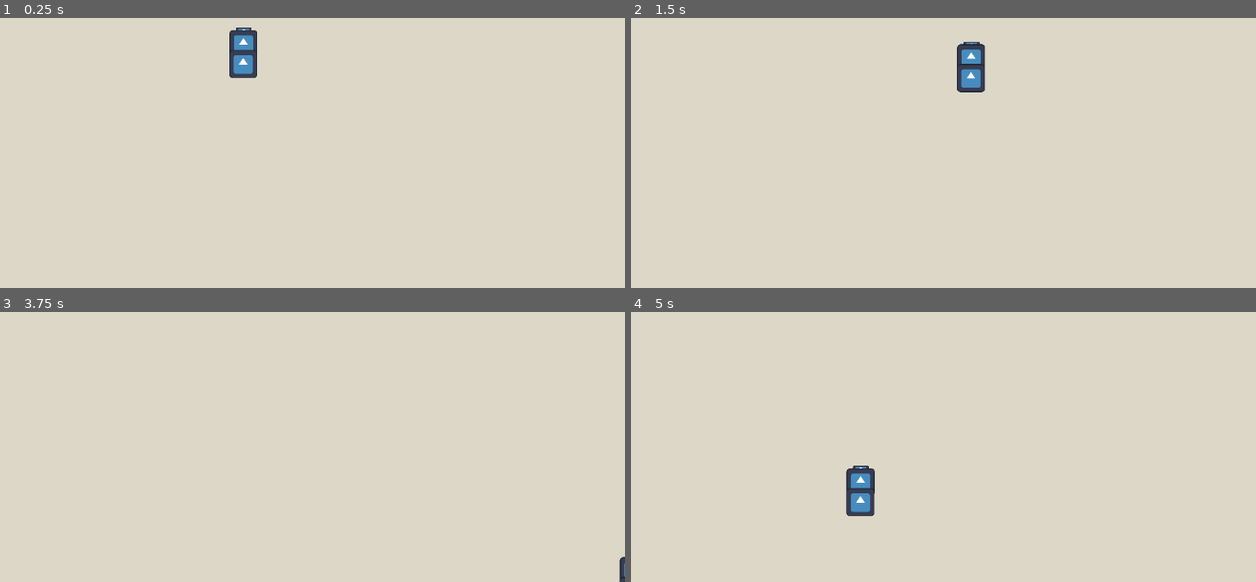
Above: before the commit, frames 1-4 (two rows, left to right).
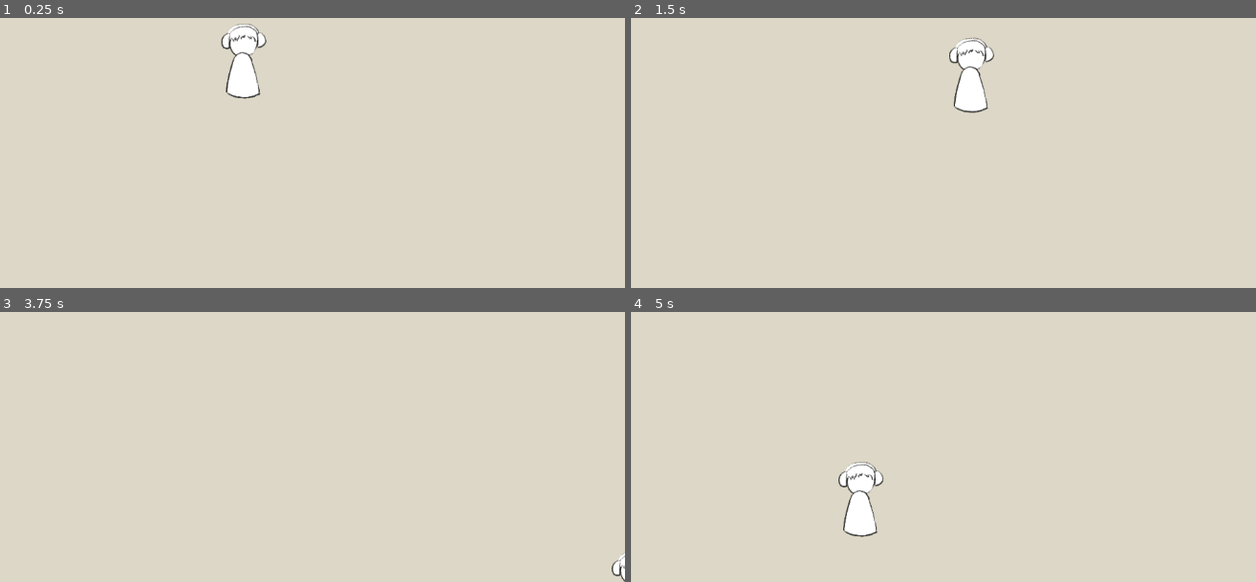
Above: after the commit, the same moments.

Repository: Mkath1423/uw-gdc-w26-game-jam
Game: Godot game, scene res://core/screens/start.tscn
Two runs of this game, one before a commit and one after it. Both use one fixed random seed, a clock stepped at 60 frames per second and the inputs below. The engine's default icon, where the game draws it, is replaced by a stand-in: a white triangle on a blue panel in a dark square.
Inputs:
- Up to frame 1 (0.25 s): no input
- Up to frame 2 (1.5 s): tap Enter at 0.5 s; hold D (right) 0.53-1.28 s; hold S (down) from 1.28 s (still down)
- Up to frame 3 (3.75 s): release S (down) at 2.03 s; hold D (right) 2.03-2.78 s; tap Space at 2.75 s; hold W (up) 2.78-3.53 s; tap Enter at 3.5 s; hold A (left) from 3.53 s (still down)
- Up to frame 4 (5 s): keep holding A (left)

The runs differ from the first frame. In frame 1, 1.3% of the frame differs, in the area x 35-43%, y 2-31%; in frame 2, 1.3%; in frame 3, 0.1%; in frame 4, 1.4%, in the area x 33-41%, y 55-84%.

Commit message:
updates

Diff:
--- a/fitting-in/core/autoloads/game_state.gd
+++ b/fitting-in/core/autoloads/game_state.gd
@@ -1,38 +1,9 @@
 class_name _GameState extends Node
 
-var stress : float = 0
-var max_stress : float = 100
-
-var sem_is_stressed : int = 0
-
-signal stress_updated
-signal stress_limit_reached
+var player_stress : PlayerStress = load("res://state/player_stress.tres")
+var player_inventoy : PlayerInventory = load("res://state/player_inventory.tres")
 
 signal state_reset
 
-func add_stress(amount : float):
-    stress += amount
-
-    stress_updated.emit()
-
-    if stress > max_stress:
-        stress_limit_reached.emit()
-
-    stress = clamp(stress, 0, INF)
-
-func set_stressed():
-    sem_is_stressed += 1
-    stress_updated.emit()
-
-func unset_stressed():
-    sem_is_stressed -= 1
-    stress_updated.emit()
-
-func is_stressed():
-    return sem_is_stressed > 0
-
 func reset():
-    stress = 0
-    max_stress = 100
-
-    state_reset.emit()
+	state_reset.emit()
--- a/fitting-in/core/screens/start.gd
+++ b/fitting-in/core/screens/start.gd
@@ -1,4 +1,4 @@
 extends Node2D
 
 func _ready():
-    SceneManager.swap_screen(SceneManager.Screen.Game)
+	SceneManager.swap_screen(SceneManager.Screen.Game)
--- /dev/null
+++ b/fitting-in/outfits/scenes/hair/hair1.tscn
@@ -0,0 +1,7 @@
+[gd_scene format=3 uid="uid://tx7qk7s3c37t"]
+
+[ext_resource type="Texture2D" uid="uid://dygq8xmqiffpw" path="res://sprites/hair_short_1.png" id="1_warkq"]
+
+[node name="Sprite2D2" type="Sprite2D" unique_id=1487839218]
+position = Vector2(6, 80)
+texture = ExtResource("1_warkq")
--- /dev/null
+++ b/fitting-in/outfits/scenes/hat/hat1.tscn
@@ -0,0 +1,7 @@
+[gd_scene format=3 uid="uid://d0ixhd0np712d"]
+
+[ext_resource type="Texture2D" uid="uid://0je1wpb5un75" path="res://sprites/acc_headphones_1.png" id="1_1du37"]
+
+[node name="Sprite2D" type="Sprite2D" unique_id=468560947]
+position = Vector2(6, 80)
+texture = ExtResource("1_1du37")
--- /dev/null
+++ b/fitting-in/outfits/scenes/head/head1.tscn
@@ -0,0 +1,7 @@
+[gd_scene format=3 uid="uid://21cljx5iw3lt"]
+
+[ext_resource type="Texture2D" uid="uid://dokmcs5x0e4ix" path="res://sprites/head_base.png" id="1_0m6nx"]
+
+[node name="Sprite2D" type="Sprite2D" unique_id=699553729]
+position = Vector2(6, 79)
+texture = ExtResource("1_0m6nx")
--- a/fitting-in/outfits/scripts/accessory.gd
+++ b/fitting-in/outfits/scripts/accessory.gd
@@ -1,10 +1,12 @@
 class_name Accessory extends BaseAccessory
+
+@export var icon : Texture2D
 
 @export var prefab : PackedScene
 @export var type : AccessoryType
 
 func get_prefab():
-    return prefab
+	return prefab
 
 func get_type():
-    return type
+	return type
--- a/fitting-in/outfits/scripts/base_accessory.gd
+++ b/fitting-in/outfits/scripts/base_accessory.gd
@@ -1,14 +1,14 @@
 class_name BaseAccessory extends Resource
 
 enum AccessoryType {
-    Hat,
-    Hair,
-    Shirt,
-    Held
+	Hat,
+	Hair,
+	Shirt,
+	Held
 }
 
 func get_prefab():
-    pass
+	pass
 
 func get_type():
-    pass
+	pass
--- a/fitting-in/outfits/scripts/random_accessory.gd
+++ b/fitting-in/outfits/scripts/random_accessory.gd
@@ -4,7 +4,7 @@
 @export var type : AccessoryType
 
 func get_prefab():
-    return prefabs.pick_random()
+	return prefabs.pick_random()
 
 func get_type():
-    return type
+	return type
--- a/fitting-in/people/person.tscn
+++ b/fitting-in/people/person.tscn
@@ -1,41 +1,42 @@
 [gd_scene format=3 uid="uid://bs02j5ybgumyu"]
 
 [ext_resource type="Script" uid="uid://b2gqy3upn2kg4" path="res://people/scripts/person.gd" id="1_303gn"]
-[ext_resource type="Texture2D" uid="uid://kmrrub2yc87s" path="res://icon.svg" id="1_l7mqu"]
+[ext_resource type="Texture2D" uid="uid://bylc6knw7bbai" path="res://sprites/body_base.png" id="2_64fyo"]
+[ext_resource type="PackedScene" uid="uid://21cljx5iw3lt" path="res://outfits/scenes/head/head1.tscn" id="3_s4xmb"]
+[ext_resource type="PackedScene" uid="uid://tx7qk7s3c37t" path="res://outfits/scenes/hair/hair1.tscn" id="4_64fyo"]
+[ext_resource type="PackedScene" uid="uid://d0ixhd0np712d" path="res://outfits/scenes/hat/hat1.tscn" id="5_s4xmb"]
 
 [node name="Person" type="Node2D" unique_id=67439441 node_paths=PackedStringArray("head_anchor", "hair_anchor", "hat_anchor", "shirt_anchor", "hold_anchor")]
 script = ExtResource("1_303gn")
-head_anchor = NodePath("Head")
-hair_anchor = NodePath("Hair")
-hat_anchor = NodePath("Hat")
+head_anchor = NodePath("head_anchor/Head")
+hair_anchor = NodePath("head_anchor/Hair")
+hat_anchor = NodePath("head_anchor/Hat")
 shirt_anchor = NodePath("Shirt")
 hold_anchor = NodePath("Hold")
 
 [node name="Neck" type="Node2D" parent="." unique_id=1543448421]
-position = Vector2(-1, -87)
-
-[node name="Hair" type="Node2D" parent="." unique_id=1677138840]
-position = Vector2(0, -136)
-
-[node name="Head" type="Node2D" parent="." unique_id=407866713]
-position = Vector2(0, -136)
-
-[node name="Sprite2D" type="Sprite2D" parent="Head" unique_id=1162269]
-texture = ExtResource("1_l7mqu")
-
-[node name="Hat" type="Node2D" parent="." unique_id=1910772692]
-position = Vector2(0, -199)
-
-[node name="Sprite2D" type="Sprite2D" parent="Hat" unique_id=312309165]
-position = Vector2(1, 0)
-scale = Vector2(0.5599996, 0.19999999)
-texture = ExtResource("1_l7mqu")
+position = Vector2(0, -141)
 
 [node name="Shirt" type="Node2D" parent="." unique_id=1632560326]
 position = Vector2(-1, -45)
 
 [node name="Sprite2D" type="Sprite2D" parent="Shirt" unique_id=861786342]
-texture = ExtResource("1_l7mqu")
+texture = ExtResource("2_64fyo")
+
+[node name="head_anchor" type="Node2D" parent="." unique_id=830305045]
+position = Vector2(0, -141)
+
+[node name="Head" type="Node2D" parent="head_anchor" unique_id=407866713]
+
+[node name="Sprite2D" parent="head_anchor/Head" unique_id=699553729 instance=ExtResource("3_s4xmb")]
+
+[node name="Hair" type="Node2D" parent="head_anchor" unique_id=1677138840]
+
+[node name="Sprite2D2" parent="head_anchor/Hair" unique_id=1487839218 instance=ExtResource("4_64fyo")]
+
+[node name="Hat" type="Node2D" parent="head_anchor" unique_id=1910772692]
+
+[node name="Sprite2D" parent="head_anchor/Hat" unique_id=468560947 instance=ExtResource("5_s4xmb")]
 
 [node name="Hold" type="Node2D" parent="." unique_id=926230128]
 position = Vector2(0, -42)
--- a/fitting-in/people/scripts/person.gd
+++ b/fitting-in/people/scripts/person.gd
@@ -8,36 +8,36 @@
 @export var hold_anchor : Node2D
 
 func _replace(anchor : Node2D, with : PackedScene):
-    for c in anchor.get_children():
-        c.queue_free()
+	for c in anchor.get_children():
+		c.queue_free()
 
-    anchor.add_child(with.instantiate())
+	anchor.add_child(with.instantiate())
 
 func set_accessory(accessory : BaseAccessory):
-    match accessory.get_type():
-        BaseAccessory.AccessoryType.Hair:
-            _replace(hair_anchor, accessory.get_prefab())
+	match accessory.get_type():
+		BaseAccessory.AccessoryType.Hair:
+			_replace(hair_anchor, accessory.get_prefab())
 
-        BaseAccessory.AccessoryType.Hat:
-            _replace(hat_anchor, accessory.get_prefab())
+		BaseAccessory.AccessoryType.Hat:
+			_replace(hat_anchor, accessory.get_prefab())
 
-        BaseAccessory.AccessoryType.Shirt:
-            _replace(shirt_anchor, accessory.get_prefab())
+		BaseAccessory.AccessoryType.Shirt:
+			_replace(shirt_anchor, accessory.get_prefab())
 
-        BaseAccessory.AccessoryType.Held:
-            _replace(hold_anchor, accessory.get_prefab())
-        _:
-            pass
+		BaseAccessory.AccessoryType.Held:
+			_replace(hold_anchor, accessory.get_prefab())
+		_:
+			pass
 
 func set_facing(dir : Vector2):
-    pass
-    # if dir.y < 0:
-    #     head_anchor.z_index = 0
-    #     hair_anchor.z_index = 0
-    #     hat_anchor.z_index = 0
+	pass
+	# if dir.y < 0:
+	#     head_anchor.z_index = 0
+	#     hair_anchor.z_index = 0
+	#     hat_anchor.z_index = 0
 
-    #     shirt_anchor.z_index = 0
-    #     hold_anchor.z_index = 0
+	#     shirt_anchor.z_index = 0
+	#     hold_anchor.z_index = 0
 
-    # else:
-    #     pass
+	# else:
+	#     pass
--- a/fitting-in/people/scripts/player.gd
+++ b/fitting-in/people/scripts/player.gd
@@ -4,21 +4,30 @@
 @export var accel : float = 1
 @export var stopping : float = 1
 
+
+@export var person : Person
+
 func _ready() -> void:
-    GameState.stress_updated.connect(on_stress_changed)
+	GameState.player_stress.stress_updated.connect(on_stress_changed)
+	GameState.player_inventoy.outfit_changed.connect(on_outfit_changed)
 
 func _physics_process(delta: float) -> void:
-    var input_dir = Vector2(Input.get_axis("left", "right"), Input.get_axis("up", "down")).normalized()
+	var input_dir = Vector2(
+		Input.get_axis("left", "right"),
+		Input.get_axis("up", "down")).normalized()
 
-    var move_by = accel
-    if input_dir.length_squared() < 0.01 * 0.01:
-        move_by = stopping
+	var move_by = accel
+	if input_dir.length_squared() < 0.01 * 0.01:
+		move_by = stopping
 
-    velocity = velocity.move_toward(input_dir * base_speed, move_by * delta)
+	velocity = velocity.move_toward(input_dir * base_speed, move_by * delta)
 
-    print_debug(input_dir, velocity)
+	print_debug(input_dir, velocity)
 
-    move_and_slide()
+	move_and_slide()
 
 func on_stress_changed():
-    print_debug("STRESSED %d" % GameState.stress)
+	print_debug("STRESSED %d" % GameState.stress)
+
+func on_outfit_changed():
+	print_debug("TODO: CHANGE THE OUTFIT")
--- /dev/null
+++ b/fitting-in/state/inventory.gd
@@ -0,0 +1,34 @@
+class_name PlayerInventory extends Resource
+
+signal inventory_updated
+signal outfit_changed
+
+@export var hats : InventorySlot
+@export var shirts : InventorySlot
+@export var helds : InventorySlot
+
+func set_accessory(type, idx):
+	match type:
+		BaseAccessory.AccessoryType.Hat:
+			hats.set_current(idx, true)
+		BaseAccessory.AccessoryType.Shirt:
+			shirts.set_current(idx, true)
+		BaseAccessory.AccessoryType.Held:
+			helds.set_current(idx, true)
+		_:
+			return
+
+	outfit_changed.emit()
+
+func add_item(accessory : Accessory):
+	match accessory.get_type():
+		BaseAccessory.AccessoryType.Hat:
+			hats.add_item(accessory)
+		BaseAccessory.AccessoryType.Shirt:
+			shirts.add_item(accessory)
+		BaseAccessory.AccessoryType.Held:
+			helds.add_item(accessory)
+		_:
+			return
+
+	inventory_updated.emit()
--- /dev/null
+++ b/fitting-in/state/inventory_slot.gd
@@ -0,0 +1,22 @@
+class_name InventorySlot extends Resource
+
+@export var type : BaseAccessory.AccessoryType
+@export var accessories : Array[Accessory]
+
+var current : int = -1
+
+func set_current(i, rel):
+	current = (i + current) if rel else i
+	current %= accessories.size()
+
+func get_accessory(type : BaseAccessory.AccessoryType):
+	if current < 0 or current >= accessories.size():
+		return null
+
+	return accessories[current]
+
+func add_item(accessory : Accessory):
+	if accessory.get_type() != type:
+		return
+
+	accessories.append(accessory)
--- /dev/null
+++ b/fitting-in/state/player_inventory.tres
@@ -0,0 +1,8 @@
+[gd_resource type="Resource" script_class="PlayerInventory" format=3 uid="uid://yecgcss5i2y2"]
+
+[ext_resource type="Script" uid="uid://wuf76ufyhu5v" path="res://outfits/scripts/accessory.gd" id="1_oqufh"]
+[ext_resource type="Script" uid="uid://b5megc44v63ji" path="res://state/inventory.gd" id="2_xng3u"]
+
+[resource]
+script = ExtResource("2_xng3u")
+metadata/_custom_type_script = "uid://b5megc44v63ji"
--- /dev/null
+++ b/fitting-in/state/player_stress.gd
@@ -0,0 +1,30 @@
+class_name PlayerStress extends Resource
+
+@export var stress : float = 0
+@export var max_stress : float = 100
+
+var sem_is_stressed : int = 0
+
+signal stress_updated
+signal stress_limit_reached
+
+func add_stress(amount : float):
+	stress += amount
+
+	stress_updated.emit()
+
+	if stress > max_stress:
+		stress_limit_reached.emit()
+
+	stress = clamp(stress, 0, INF)
+
+func set_stressed():
+	sem_is_stressed += 1
+	stress_updated.emit()
+
+func unset_stressed():
+	sem_is_stressed -= 1
+	stress_updated.emit()
+
+func is_stressed():
+	return sem_is_stressed > 0
--- /dev/null
+++ b/fitting-in/state/player_stress.tres
@@ -0,0 +1,7 @@
+[gd_resource type="Resource" script_class="PlayerStress" format=3 uid="uid://bg334d4hvp1y5"]
+
+[ext_resource type="Script" uid="uid://dhmjulc0orom" path="res://state/player_stress.gd" id="1_6i6js"]
+
+[resource]
+script = ExtResource("1_6i6js")
+metadata/_custom_type_script = "uid://dhmjulc0orom"
--- /dev/null
+++ b/fitting-in/ui/outfit_selector/slot_selector.gd
@@ -0,0 +1,10 @@
+extends HBoxContainer
+
+@export var type : BaseAccessory.AccessoryType
+
+
+func _on_left_pressed():
+	GameState.player_inventoy.set_accessory(type, 1)
+
+func _on_right_pressed():
+	GameState.player_inventoy.set_accessory(type, -1)
--- a/fitting-in/ui/outfit_selector/slot_selector.tscn
+++ b/fitting-in/ui/outfit_selector/slot_selector.tscn
@@ -1,8 +1,10 @@
 [gd_scene format=3 uid="uid://d3t171i1ujoch"]
 
+[ext_resource type="Script" uid="uid://crkwf2hbwxjmo" path="res://ui/outfit_selector/slot_selector.gd" id="1_0rw3t"]
 [ext_resource type="Texture2D" uid="uid://kmrrub2yc87s" path="res://icon.svg" id="1_agl2j"]
 
 [node name="slot_selector" type="HBoxContainer" unique_id=2133742375]
+script = ExtResource("1_0rw3t")
 
 [node name="left" type="TextureButton" parent="." unique_id=786201201]
 layout_mode = 2
@@ -15,3 +17,6 @@
 [node name="right" type="TextureButton" parent="." unique_id=1689162581]
 layout_mode = 2
 texture_normal = ExtResource("1_agl2j")
+
+[connection signal="pressed" from="left" to="." method="_on_left_pressed"]
+[connection signal="pressed" from="right" to="." method="_on_right_pressed"]
Binary file added: fitting-in/sprites/acc_headphones_1.png
Not shown, added: fitting-in/sprites/acc_headphones_1.png.import
Binary file added: fitting-in/sprites/body_base.png
Not shown, added: fitting-in/sprites/body_base.png.import
Binary file added: fitting-in/sprites/hair_short_1.png
Not shown, added: fitting-in/sprites/hair_short_1.png.import
Binary file added: fitting-in/sprites/hair_short_3.png
Not shown, added: fitting-in/sprites/hair_short_3.png.import
Binary file added: fitting-in/sprites/head_base.png
Not shown, added: fitting-in/sprites/head_base.png.import
Not shown, added: fitting-in/state/inventory.gd.uid
Not shown, added: fitting-in/state/inventory_slot.gd.uid
(and 2 more such lines)
